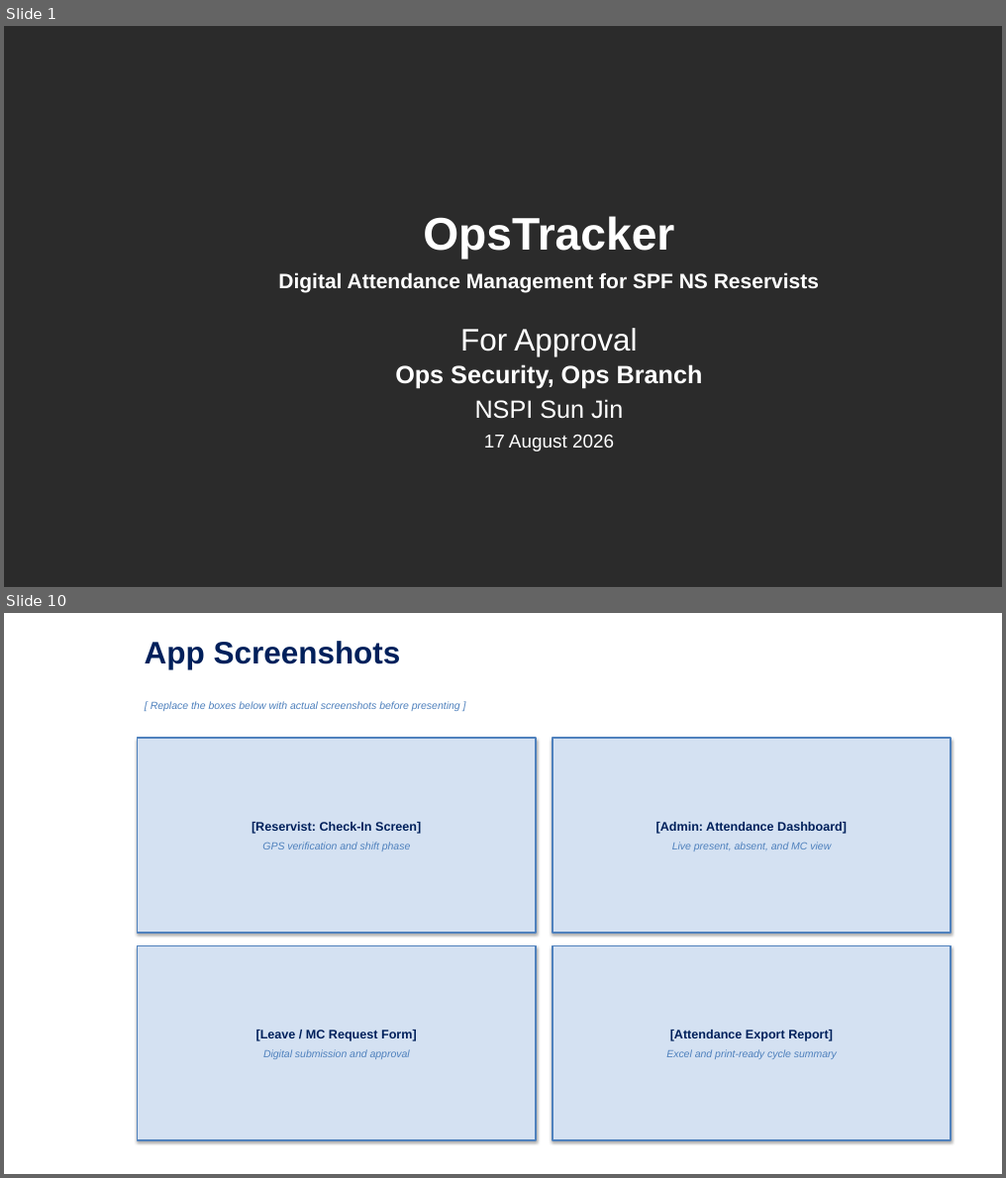
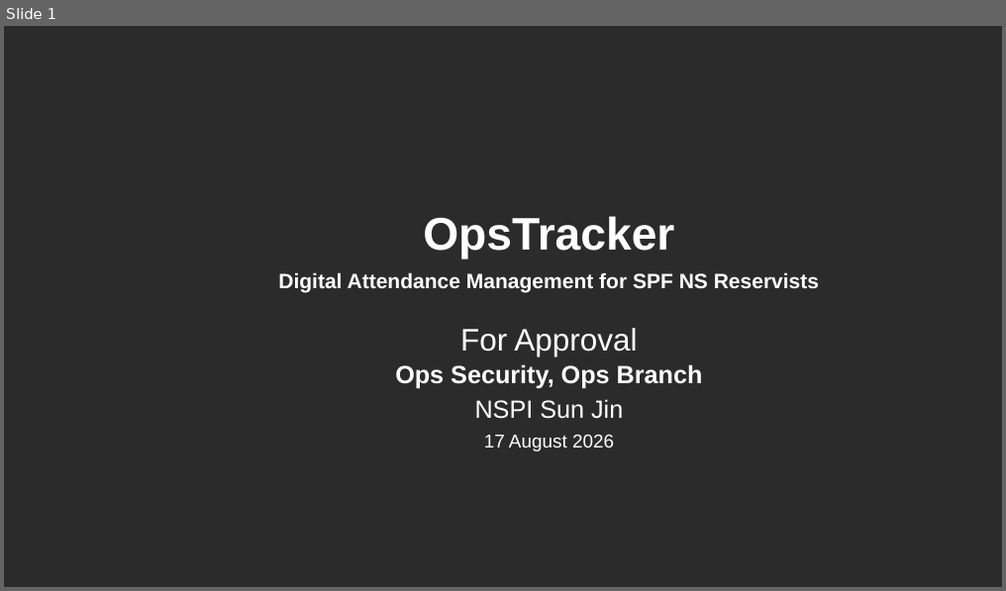
Before and after one commit to GOHSUNJIN/reservist, a slide deck: OpsTracker.pptx. Shown one above the other, each under a label of ours: slides 1 and 10 before the commit, slide 1 after it; the slides between them are not shown. The pictures are 1006x1178 and 1006x591 pixels, drawn with LibreOffice and Linux fonts; fonts in the diff are those of the drawing; background and template pictures are left out; a plain dark background stands for a picture behind light text. Boxes give left, top, right and bottom in pixels: in the first picture for what was removed or moved away, otherwise in the second. Text is boxed around its words. In the diff, an @@ line names an element or a change of style, - is before the commit and + after.

```diff
--- a/OpsTracker.pptx
+++ b/OpsTracker.pptx
@@ slide 10 removed at [4, 613, 1002, 1174], background #FFFFFF @@
@@ title removed at [145, 641, 401, 669] @@
-App Screenshots
@@ text removed at [151, 701, 460, 711] @@
-[ Replace the boxes below with actual screenshots before presenting ]
@@ rectangle removed at [138, 738, 536, 933] @@
-[Reservist: Check-In Screen]
-GPS verification and shift phase
@@ rectangle removed at [552, 738, 950, 933] @@
-[Admin: Attendance Dashboard]
-Live present, absent, and MC view
@@ rectangle removed at [138, 947, 536, 1141] @@
-[Leave / MC Request Form]
-Digital submission and approval
@@ rectangle removed at [552, 947, 950, 1141] @@
-[Attendance Export Report]
-Excel and print-ready cycle summary
```
Also in this commit, not shown: 13 slides changed, 10 slides added, 1 other slide removed, 20 other files.
